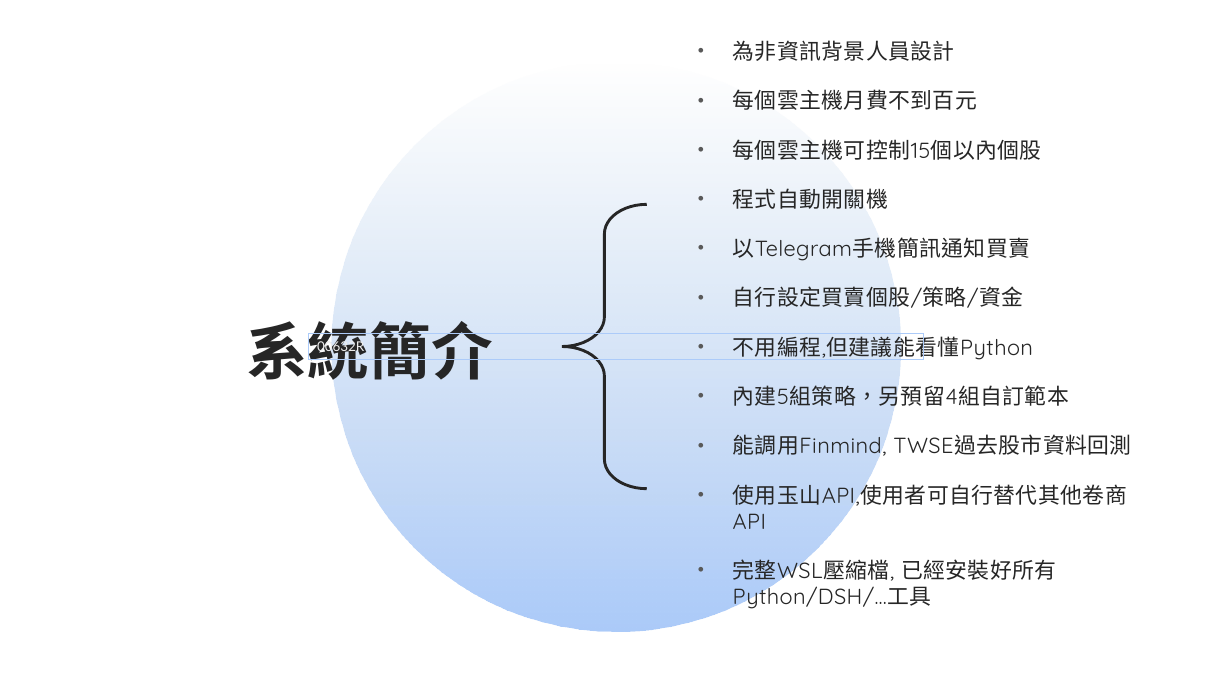
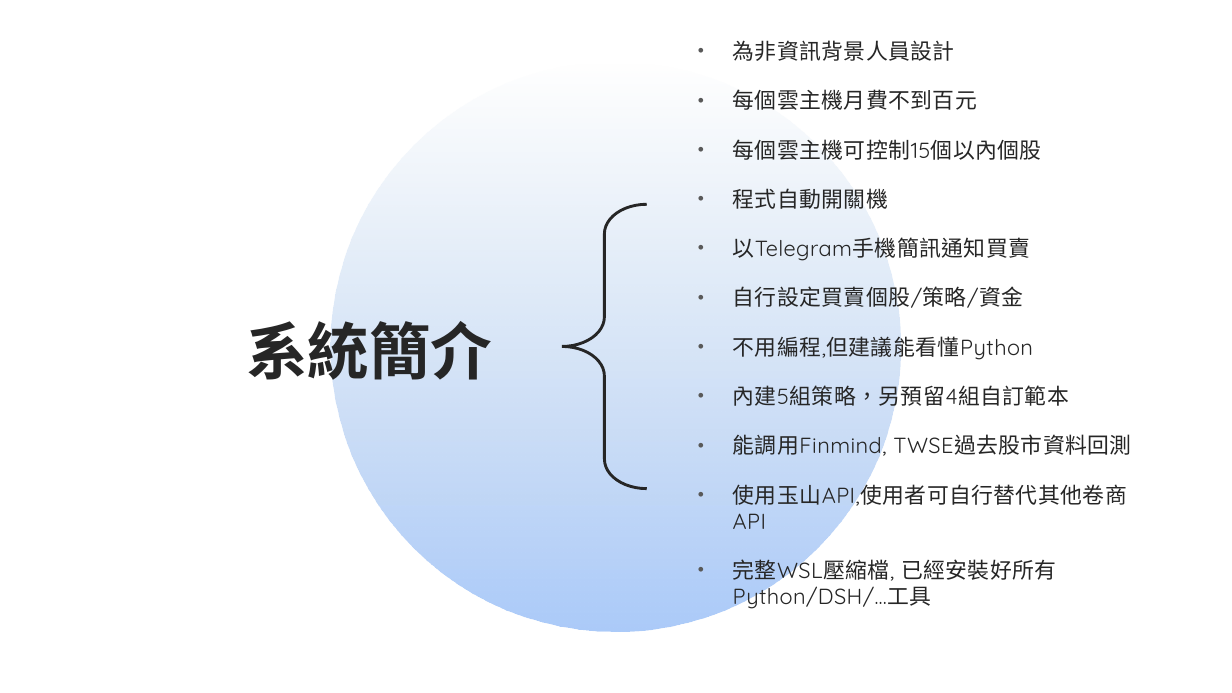
Before and after one commit to dinchentech/tw-selfselect, a slide deck: slide 5 of plans/ppt/TW-SELFSELECT台股買賣自動化系統-W1-講稿版.pptx. Drawn at 1232x693 pixels with LibreOffice and Linux fonts; fonts in the diff are those of the drawing. Boxes give left, top, right and bottom in pixels: in the first picture for what was removed or moved away, otherwise in the second. Text is boxed around its words. In the diff, an @@ line names an element or a change of style, - is before the commit and + after.

```diff
--- a/plans/ppt/TW-SELFSELECT台股買賣自動化系統-W1-講稿版.pptx
+++ b/plans/ppt/TW-SELFSELECT台股買賣自動化系統-W1-講稿版.pptx
@@ text "為非資訊背景人員設計" at (733,40,1131,609): indent changed; line spacing 1 to 1 @@
@@ ellipse at (331,62,901,632): fill gradient #B4CCE7 to #ACCBF9 to gradient #B3CCE7 to #ACCBF9 @@
@@ rectangle removed at (308,334,924,360) @@
-00632R
```
Also in this commit, not shown: 16 other slides changed, 9 other files.
